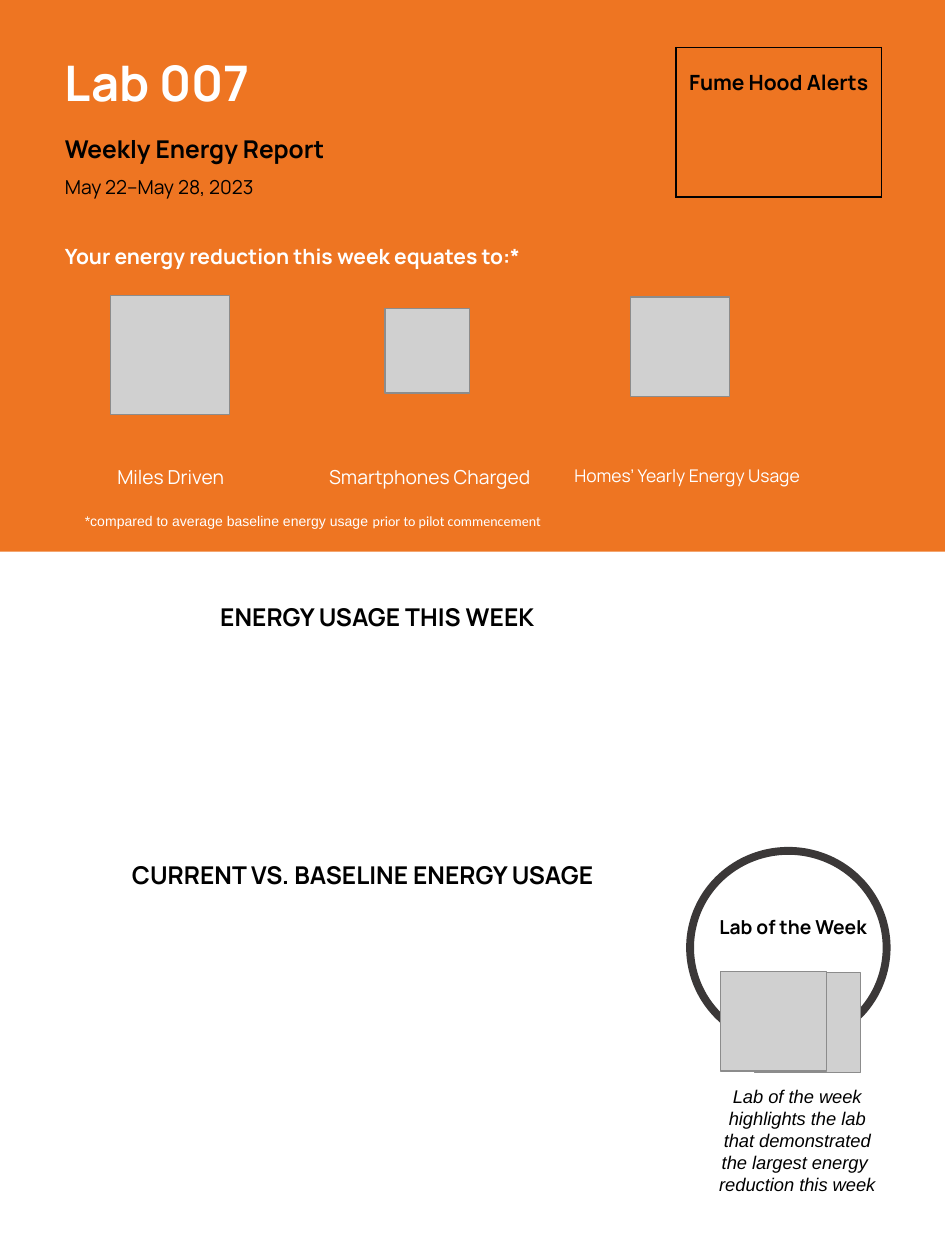
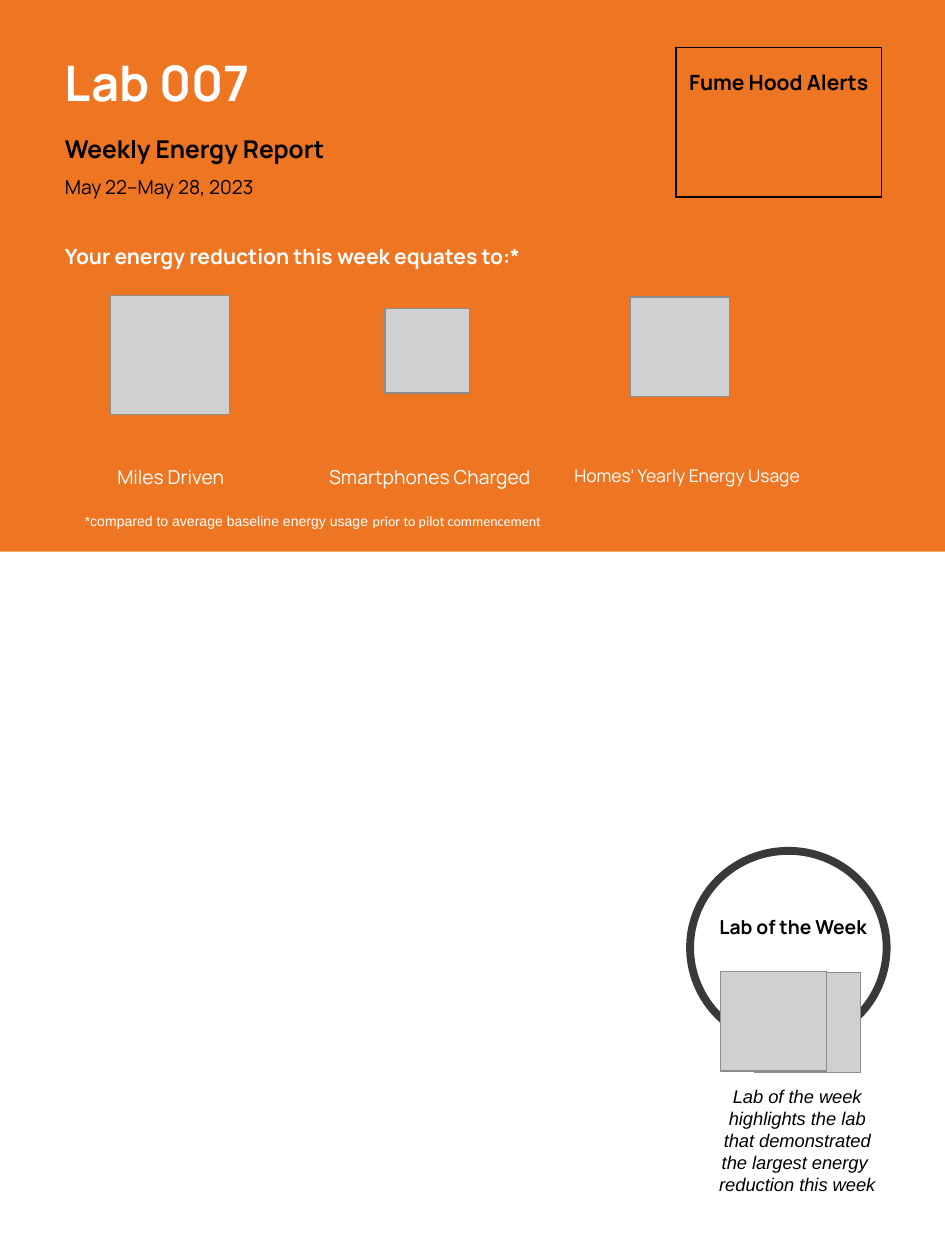
Before and after one commit to nshaff3r/Evidn-Lab-Generator, a slide deck: slide 1 of input.pptx. Drawn at 945x1260 pixels with LibreOffice and Linux fonts; fonts in the diff are those of the drawing; grey boxes stand for pictures. Boxes give left, top, right and bottom in pixels: in the first picture for what was removed or moved away, otherwise in the second. Text is boxed around its words. In the diff, an @@ line names an element or a change of style, - is before the commit and + after.

```diff
--- a/input.pptx
+++ b/input.pptx
@@ text removed at (x1=220, y1=608, x2=534, y2=627) @@
-ENERGY USAGE THIS WEEK
@@ text removed at (x1=132, y1=866, x2=593, y2=885) @@
-CURRENT VS. BASELINE ENERGY USAGE
```
Also in this commit, not shown: 1 other file.
